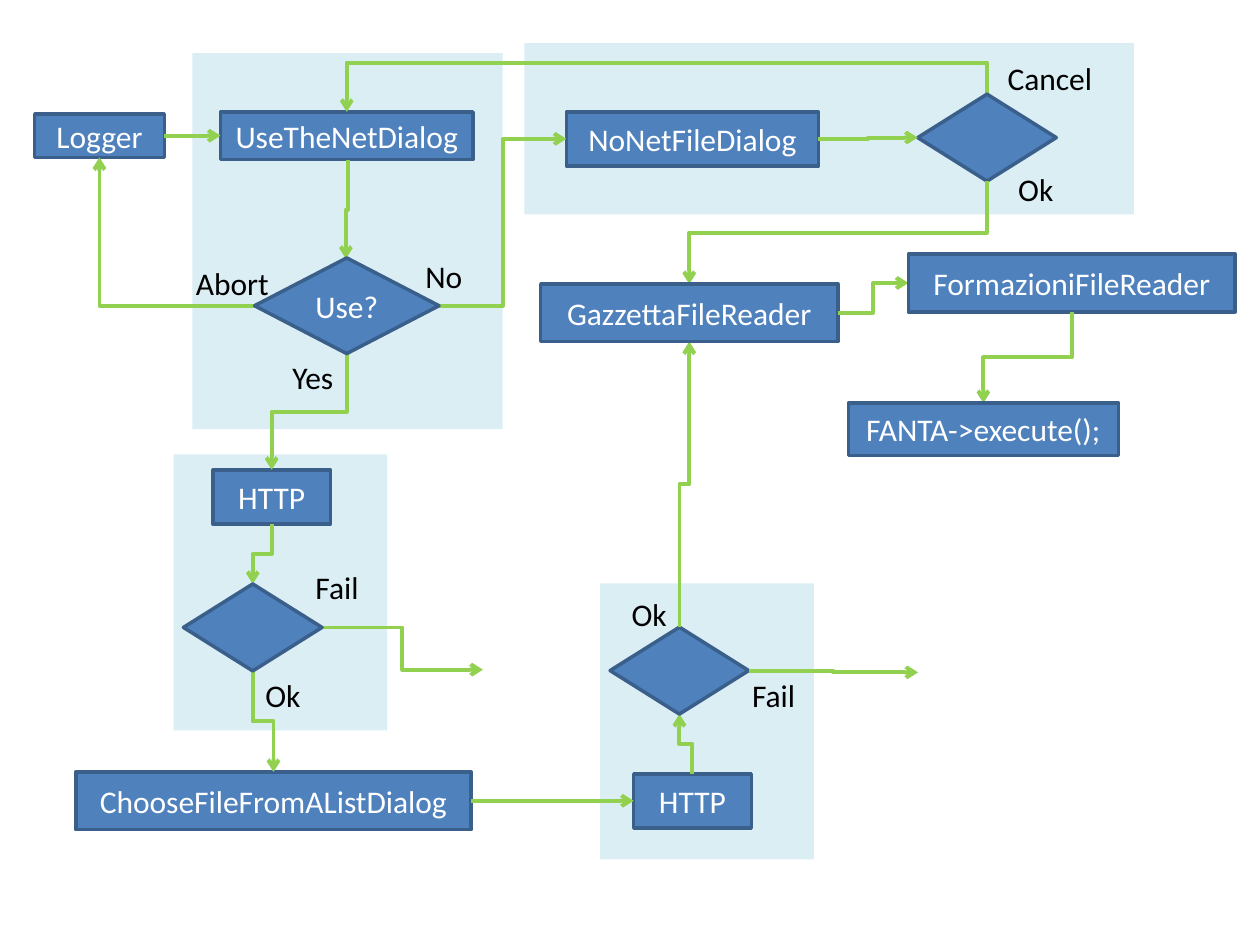
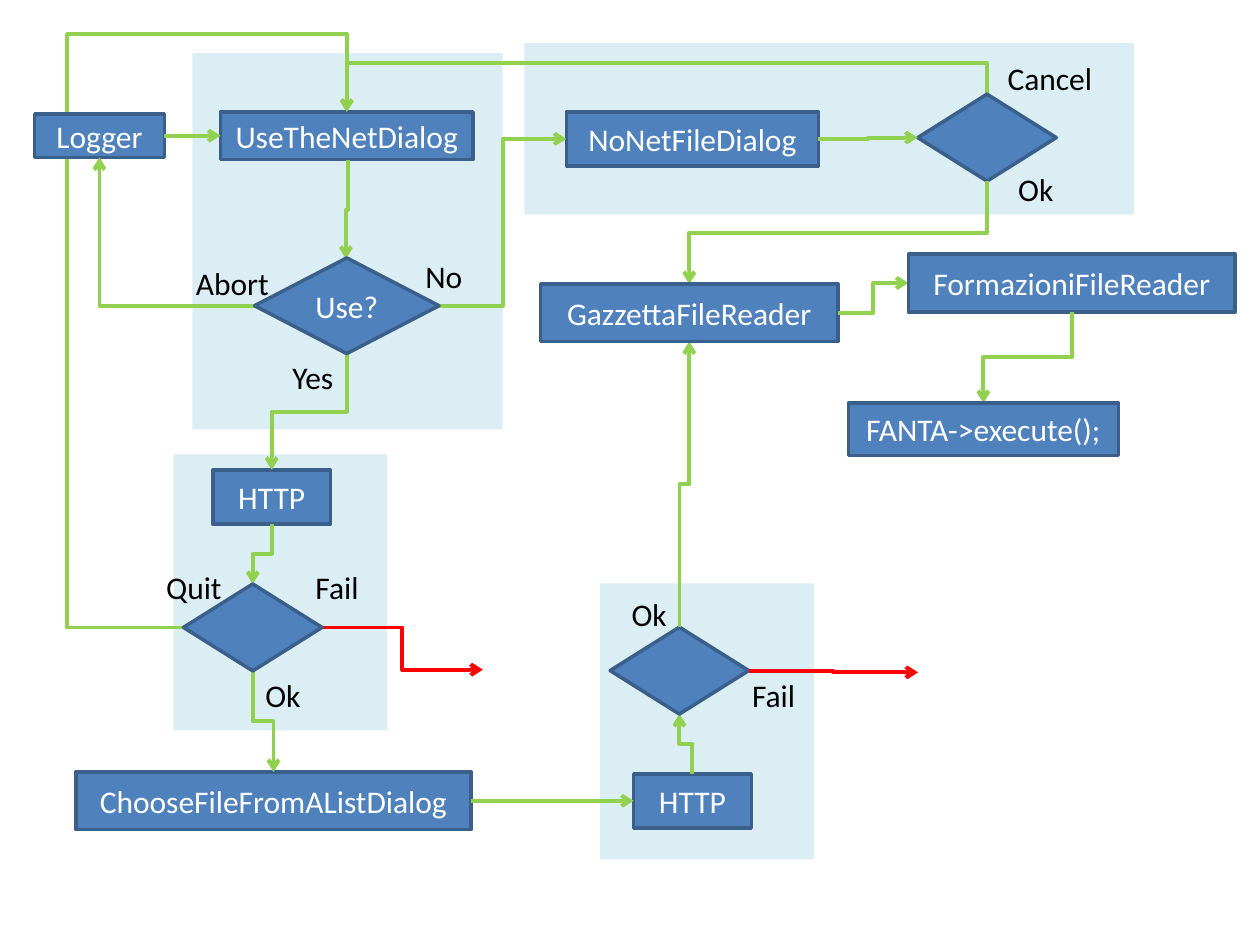
Before and after one commit to wdastru/FantaCalcGui, a slide deck: slide 1 of FlowDiagram.pptx. Drawn at 1260x945 pixels with LibreOffice and Linux fonts; fonts in the diff are those of the drawing. Boxes give left, top, right and bottom in pixels: in the first picture for what was removed or moved away, otherwise in the second. Text is boxed around its words. In the diff, an @@ line names an element or a change of style, - is before the commit and + after.

Commit message:
fixed Bug#29-Quit_button_after_yes_clicked_in_UseThenetDialog

```diff
--- a/FlowDiagram.pptx
+++ b/FlowDiagram.pptx
@@ elbow arrow added from (184, 627) to (346, 112), #92D050 2.25 pt @@
@@ text added at (166, 577, 221, 606), 18 pt, text #000000 @@
+Quit
@@ elbow arrow (323, 627) - (483, 669): stroke #92D050 2.25 pt to #FF0000 2.25 pt @@
@@ elbow arrow (748, 670) - (919, 673): stroke #92D050 2.25 pt to #FF0000 2.25 pt @@
```
Also in this commit, not shown: 3 other files.
